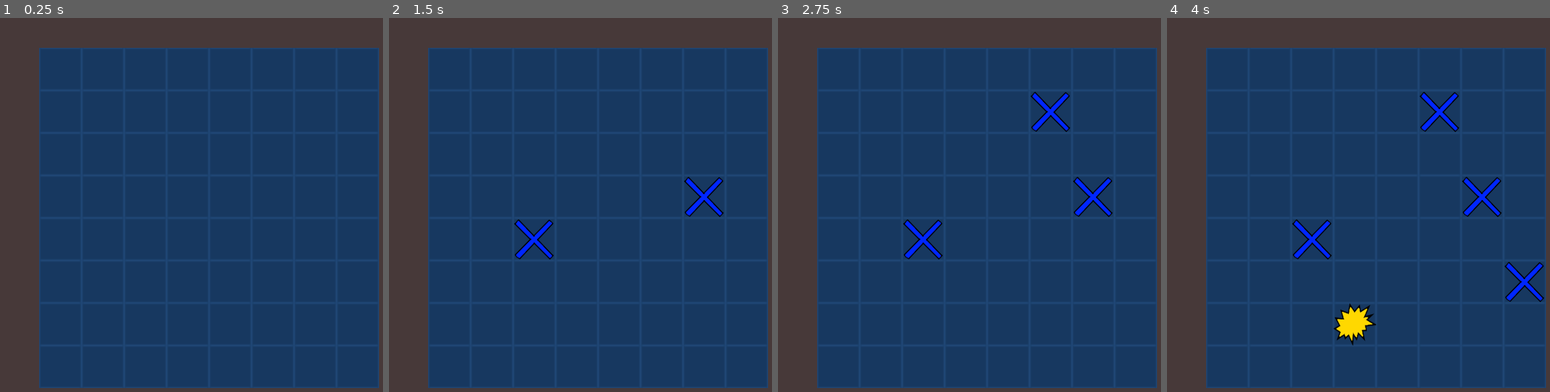
Above: before the commit, frames 1-4 (left to right).
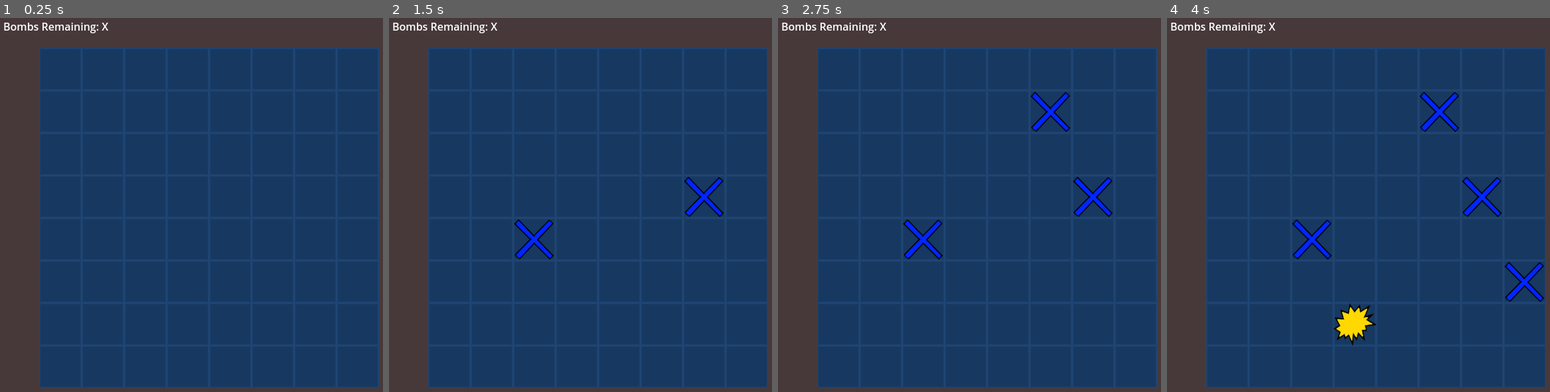
Above: after the commit, the same moments.

Repository: JustinDMS/godot-sploosh-kaboom
Game: Godot game, scene res://Scenes/main.tscn
The game is run twice, just before and just after one commit, with the same random seed, the same clock (stepped at 60 frames per second) and the same inputs.
Inputs (mouse positions are in pixels of both pictures, inside the frame that each line leads up to):
- Up to frame 1 (0.25 s): no input
- Up to frame 2 (1.5 s): tap Enter at 0.5 s; move the mouse to (691, 197) at 0.52 s; click (691, 197) at 0.6 s; tap Space at 1.25 s; move the mouse to (511, 238) at 1.27 s; click (511, 238) at 1.35 s
- Up to frame 3 (2.75 s): tap Enter at 2 s; move the mouse to (1030, 122) at 2.02 s; click (1030, 122) at 2.1 s
- Up to frame 4 (4 s): tap Space at 2.75 s; move the mouse to (1354, 302) at 2.77 s; click (1354, 302) at 2.85 s; tap Enter at 3.5 s; move the mouse to (1504, 283) at 3.52 s; click (1504, 283) at 3.6 s

The runs differ from the first frame. In frame 1, 0.3% of the frame differs, in the area x 1-29%, y 1-5%; in frame 2, 0.3%; in frame 3, 0.3%; in frame 4, 0.3%.

Commit message:
Added Camera, HUD, and Game Over screen

Diff:
--- a/Scenes/main.tscn
+++ b/Scenes/main.tscn
@@ -112,4 +112,66 @@
 layer_4/tile_data = PackedInt32Array()
 script = ExtResource("1_b362q")
 
+[node name="Camera2D" type="Camera2D" parent="."]
+anchor_mode = 0
+
+[node name="HUD" type="Control" parent="."]
+layout_mode = 3
+anchors_preset = 15
+anchor_right = 1.0
+anchor_bottom = 1.0
+grow_horizontal = 2
+grow_vertical = 2
+mouse_filter = 2
+
+[node name="Bombs" type="Label" parent="HUD"]
+layout_mode = 0
+offset_left = 10.0
+offset_top = 20.0
+offset_right = 150.0
+offset_bottom = 46.0
+text = "Bombs Remaining: X"
+
+[node name="NewGame" type="Control" parent="."]
+visible = false
+layout_mode = 3
+anchors_preset = 15
+anchor_right = 1.0
+anchor_bottom = 1.0
+grow_horizontal = 2
+grow_vertical = 2
+
+[node name="Panel" type="Panel" parent="NewGame"]
+layout_mode = 1
+anchors_preset = 15
+anchor_right = 1.0
+anchor_bottom = 1.0
+grow_horizontal = 2
+grow_vertical = 2
+
+[node name="CenterContainer" type="CenterContainer" parent="NewGame/Panel"]
+layout_mode = 1
+anchors_preset = 15
+anchor_right = 1.0
+anchor_bottom = 1.0
+grow_horizontal = 2
+grow_vertical = 2
+
+[node name="VBoxContainer" type="VBoxContainer" parent="NewGame/Panel/CenterContainer"]
+layout_mode = 2
+
+[node name="Label" type="Label" parent="NewGame/Panel/CenterContainer/VBoxContainer"]
+layout_mode = 2
+text = "Game Over!"
+horizontal_alignment = 1
+vertical_alignment = 1
+
+[node name="Play" type="Button" parent="NewGame/Panel/CenterContainer/VBoxContainer"]
+layout_mode = 2
+text = "Try Again"
+
+[node name="Quit" type="Button" parent="NewGame/Panel/CenterContainer/VBoxContainer"]
+layout_mode = 2
+text = "Quit"
+
 [connection signal="fired" from="Grid" to="." method="_on_grid_fired"]
